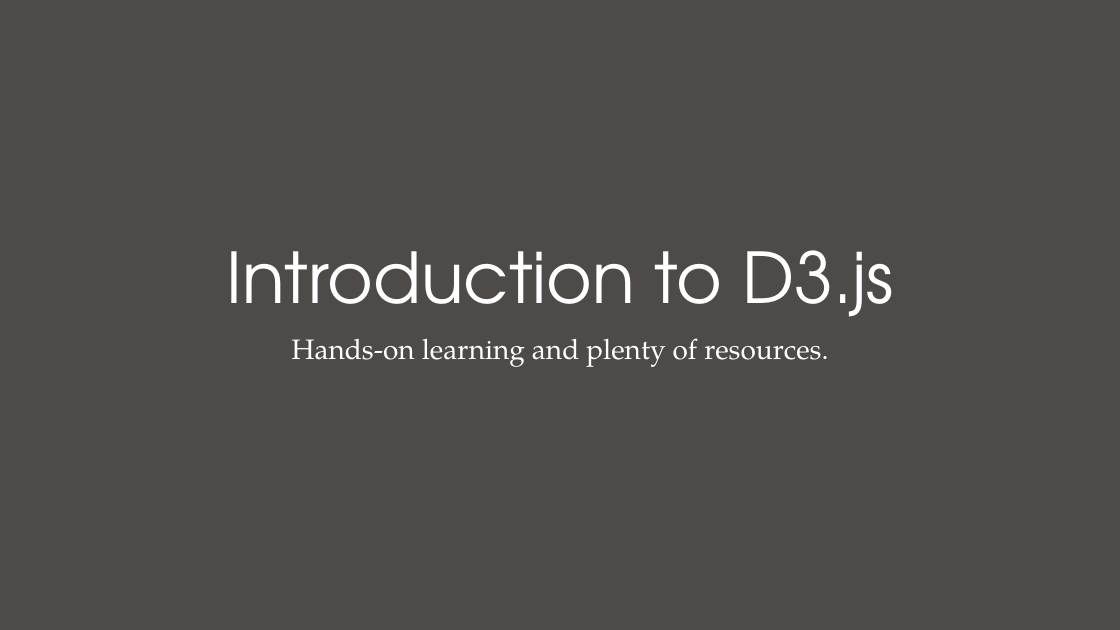
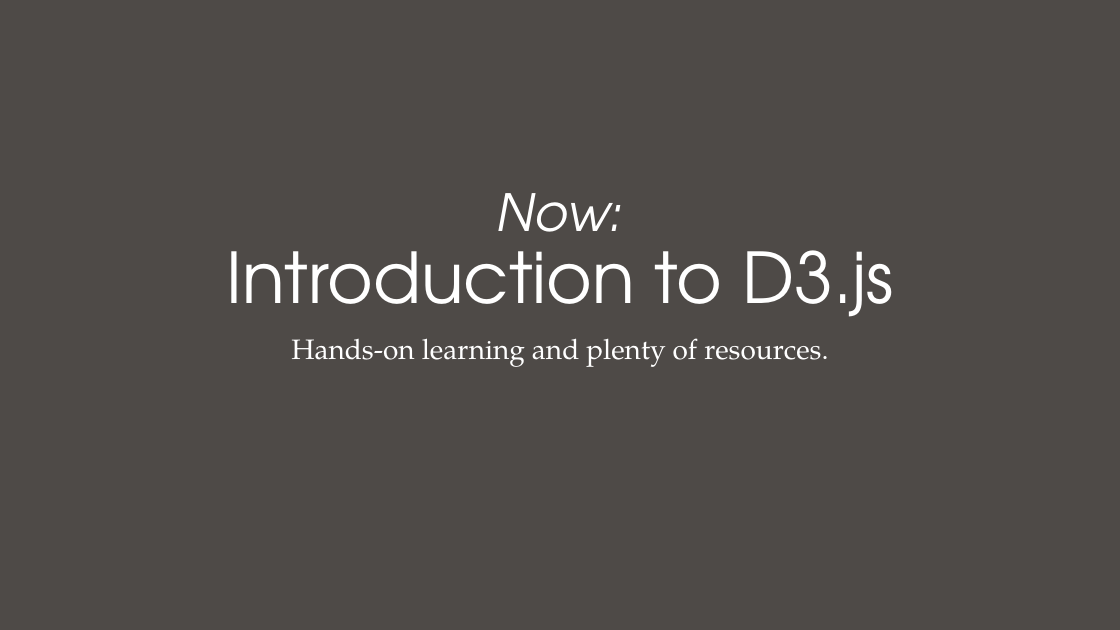
Before and after one commit to nuitrcs/Intro_to_d3_workshop, a slide deck: slide 9 of Introduction to D3.pptx (slide 1 before the commit). Drawn at 1120x630 pixels with LibreOffice and Linux fonts; fonts in the diff are those of the drawing. Boxes give left, top, right and bottom in pixels: in the first picture for what was removed or moved away, otherwise in the second. Text is boxed around its words. In the diff, an @@ line names an element or a change of style, - is before the commit and + after.

Commit message:
added optional intro js portion

```diff
--- a/Introduction to D3.pptx
+++ b/Introduction to D3.pptx
@@ title at (226, 193, 894, 317): text changed @@
-Introduction to D3.js
+Now:
+Introduction to D3.js
```
Also in this commit, not shown: 7 other slides changed, 6 slides added, 3 other files.
